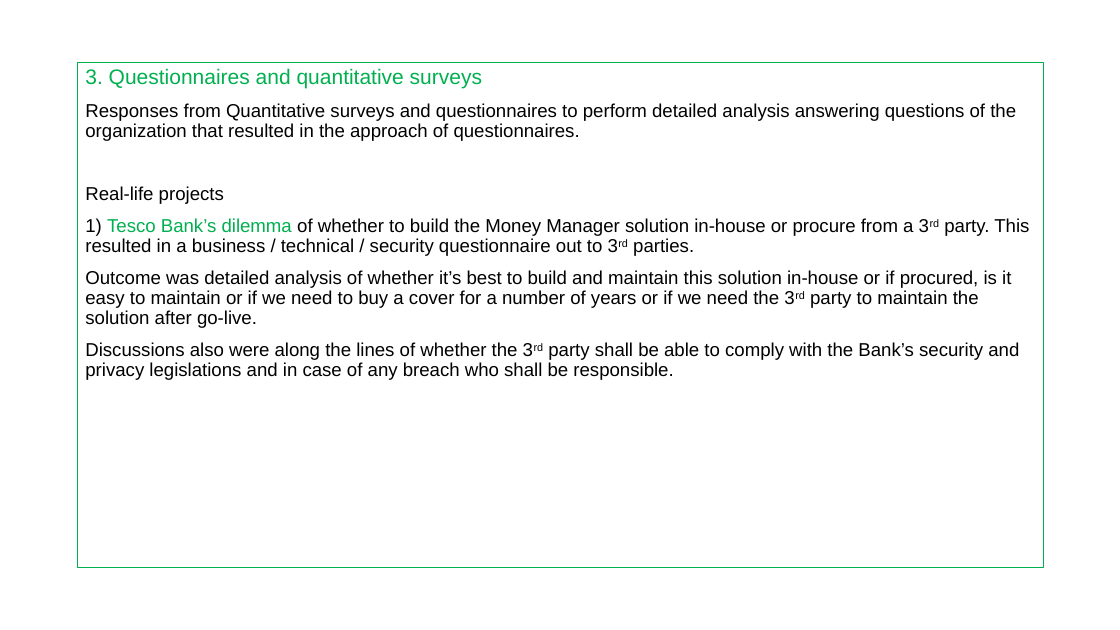
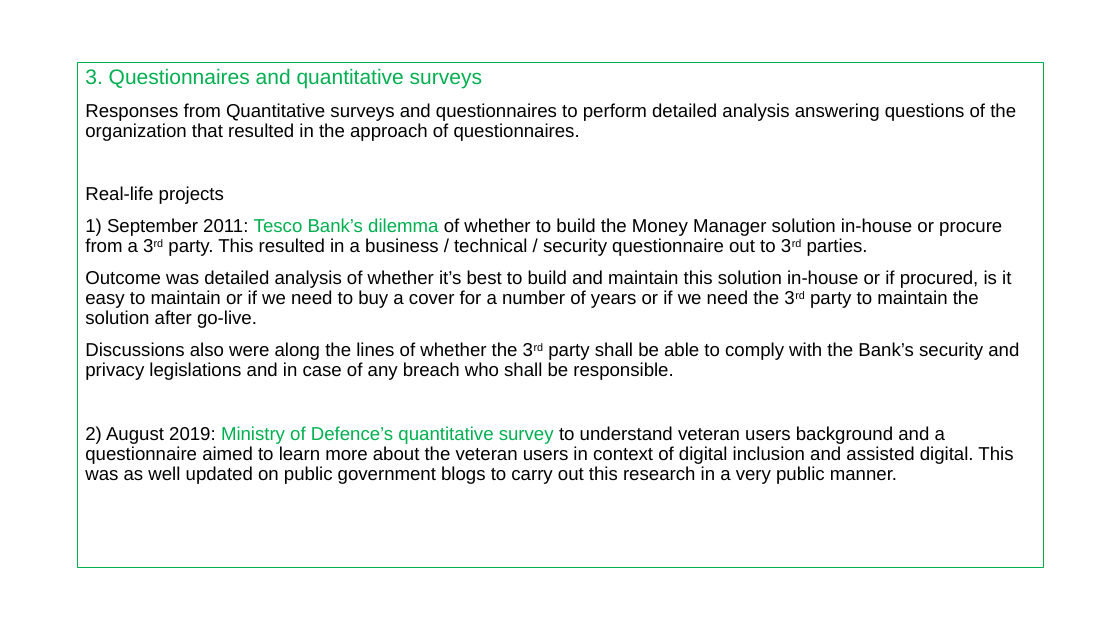
Before and after one commit to RaghavanKasthuri/User-Experience-UX-, a slide deck: slide 4 of Research Methods/User Research Methods.pptx. Drawn at 1120x630 pixels with LibreOffice and Linux fonts; fonts in the diff are those of the drawing. Boxes give left, top, right and bottom in pixels: in the first picture for what was removed or moved away, otherwise in the second. Text is boxed around its words. In the diff, an @@ line names an element or a change of style, - is before the commit and + after.

```diff
--- a/Research Methods/User Research Methods.pptx
+++ b/Research Methods/User Research Methods.pptx
@@ text at box(85, 218, 1002, 256): text changed @@
-1) Tesco Bank’s dilemma of whether to build the Money Manager solution in-house or procure from a 3rd party. This resulted in a business / technical / security questionnaire out to 3rd parties.
+1) September 2011: Tesco Bank’s dilemma of whether to build the Money Manager solution in-house or procure from a 3rd party. This resulted in a business / technical / security questionnaire out to 3rd parties.
@@ text at box(85, 426, 1013, 484): paragraph added @@
+2) August 2019: Ministry of Defence’s quantitative survey to understand veteran users background and a questionnaire aimed to learn more about the veteran users in context of digital inclusion and assisted digital. This was as well updated on public government blogs to carry out this research in a very public manner.
```
Also in this commit, not shown: 6 other slides changed.
